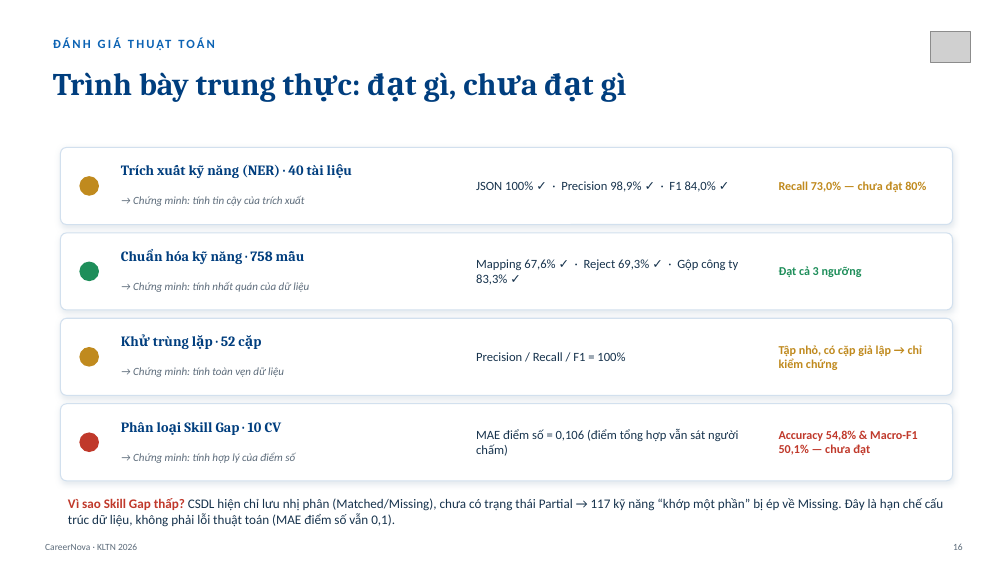
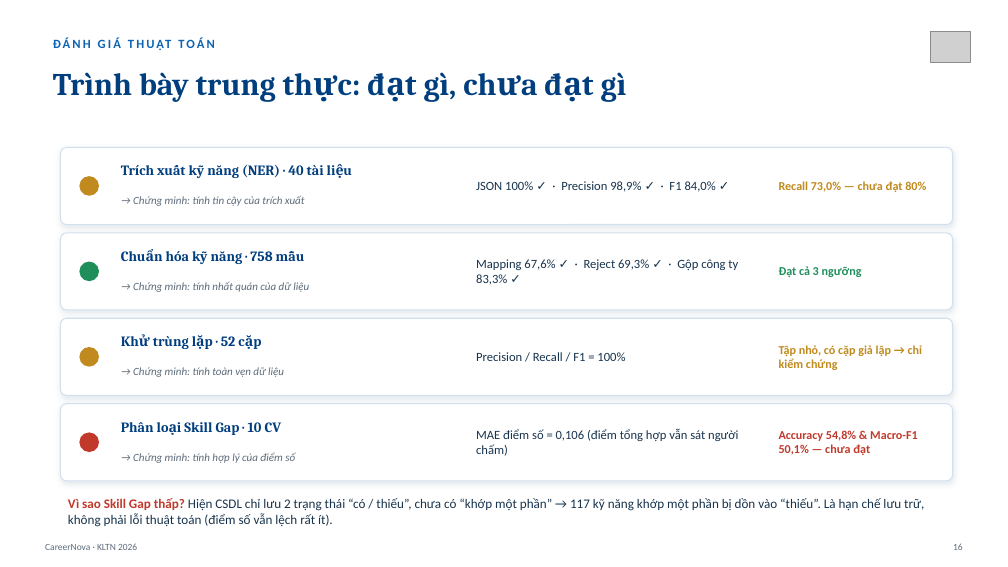
Before and after one commit to Myy1112/082026, a slide deck: slide 16 of CareerNova_Slide_BaoVe.pptx. Drawn at 1008x567 pixels with LibreOffice and Linux fonts; fonts in the diff are those of the drawing; grey boxes stand for pictures. Boxes give left, top, right and bottom in pixels: in the first picture for what was removed or moved away, otherwise in the second. Text is boxed around its words. In the diff, an @@ line names an element or a change of style, - is before the commit and + after.

```diff
--- a/CareerNova_Slide_BaoVe.pptx
+++ b/CareerNova_Slide_BaoVe.pptx
@@ text at [68,498,924,527]: text changed @@
-Vì sao Skill Gap thấp? CSDL hiện chỉ lưu nhị phân (Matched/Missing), chưa có trạng thái Partial → 117 kỹ năng “khớp một phần” bị ép về Missing. Đây là hạn chế cấu trúc dữ liệu, không phải lỗi thuật toán (MAE điểm số vẫn 0,1).
+Vì sao Skill Gap thấp? Hiện CSDL chỉ lưu 2 trạng thái “có / thiếu”, chưa có “khớp một phần” → 117 kỹ năng khớp một phần bị dồn vào “thiếu”. Là hạn chế lưu trữ, không phải lỗi thuật toán (điểm số vẫn lệch rất ít).
```
Also in this commit, not shown: 10 other slides changed, 4 other files.
